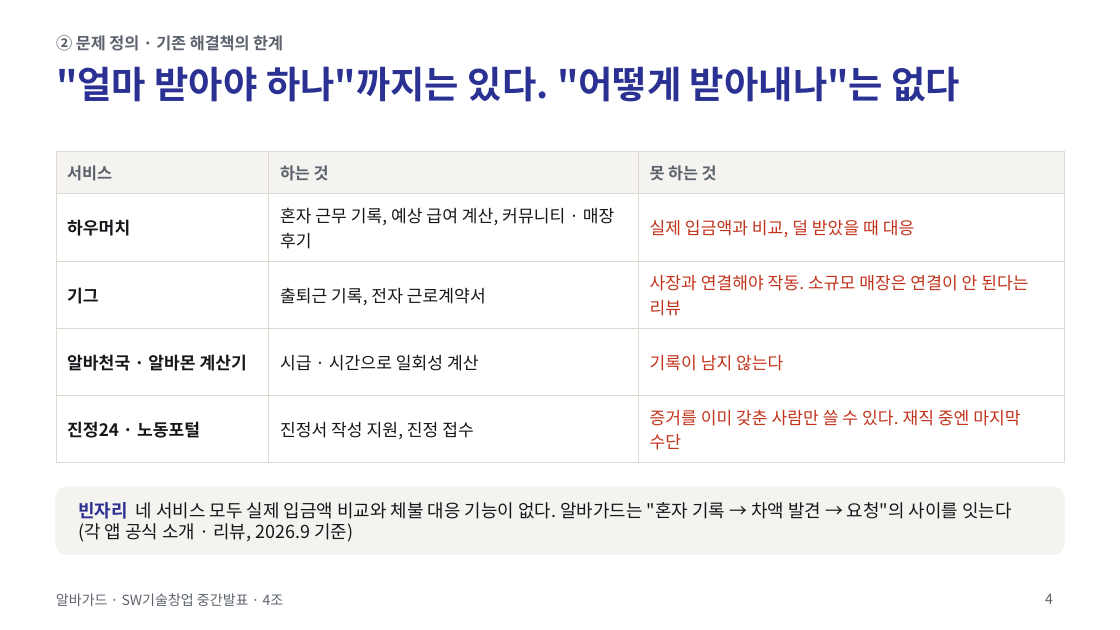
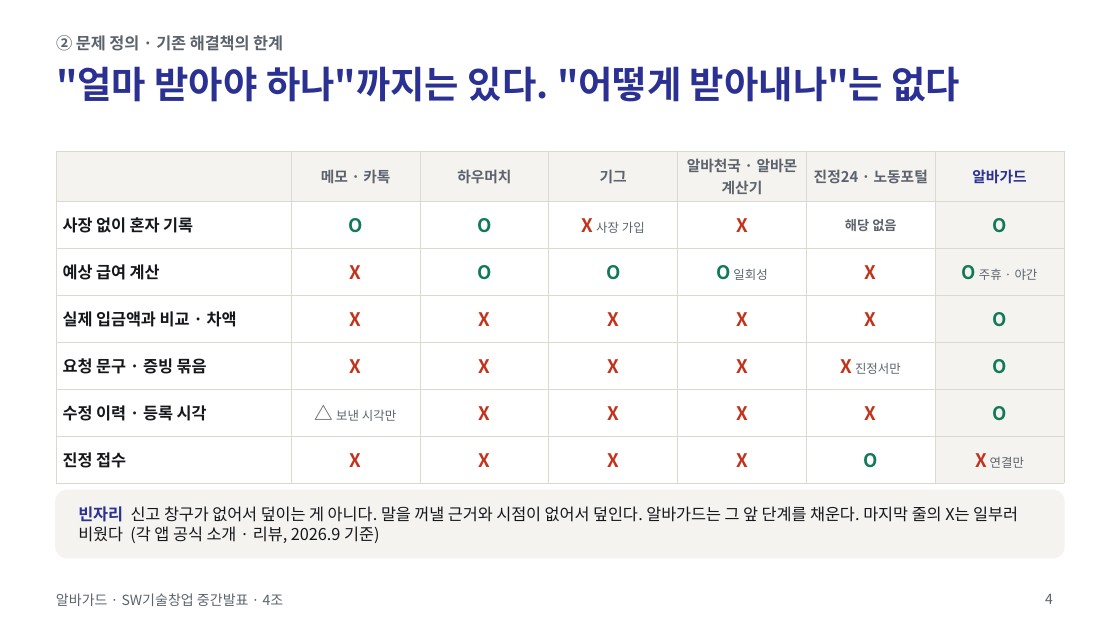
Before and after one commit to jihooni217/albaguard, a slide deck: slide 4 of docs/06_중간발표_PPT.pptx. Drawn at 1120x630 pixels with LibreOffice and Linux fonts; fonts in the diff are those of the drawing. Boxes give left, top, right and bottom in pixels: in the first picture for what was removed or moved away, otherwise in the second. Text is boxed around its words. In the diff, an @@ line names an element or a change of style, - is before the commit and + after.

```diff
--- a/docs/06_중간발표_PPT.pptx
+++ b/docs/06_중간발표_PPT.pptx
@@ table at (x1=56, y1=151, x2=1064, y2=472) @@
-서비스 | 하는 것 | 못 하는 것
-하우머치 | 혼자 근무 기록, 예상 급여 계산, 커뮤니티 · 매장 후기 | 실제 입금액과 비교, 덜 받았을 때 대응
-기그 | 출퇴근 기록, 전자 근로계약서 | 사장과 연결해야 작동. 소규모 매장은 연결이 안 된다는 리뷰
-알바천국 · 알바몬 계산기 | 시급 · 시간으로 일회성 계산 | 기록이 남지 않는다
-진정24 · 노동포털 | 진정서 작성 지원, 진정 접수 | 증거를 이미 갖춘 사람만 쓸 수 있다. 재직 중엔 마지막 수단
+ | 메모 · 카톡 | 하우머치 | 기그 | 알바천국 · 알바몬 계산기 | 진정24 · 노동포털 | 알바가드
+사장 없이 혼자 기록 | O | O | X 사장 가입 | X | 해당 없음 | O
+예상 급여 계산 | X | O | O | O 일회성 | X | O 주휴 · 야간
+실제 입금액과 비교 · 차액 | X | X | X | X | X | O
+요청 문구 · 증빙 묶음 | X | X | X | X | X 진정서만 | O
+수정 이력 · 등록 시각 | △ 보낸 시각만 | X | X | X | X | O
+진정 접수 | X | X | X | X | O | X 연결만
@@ rounded rectangle moved from (x1=56, y1=487, x2=1064, y2=554) to (x1=56, y1=491, x2=1064, y2=558) @@
@@ text at (x1=78, y1=506, x2=1018, y2=543): text changed; size 11.5 to 10.5 pt @@
-빈자리 네 서비스 모두 실제 입금액 비교와 체불 대응 기능이 없다. 알바가드는 "혼자 기록 → 차액 발견 → 요청"의 사이를 잇는다 (각 앱 공식 소개 · 리뷰, 2026.9 기준)
+빈자리 신고 창구가 없어서 덮이는 게 아니다. 말을 꺼낼 근거와 시점이 없어서 덮인다. 알바가드는 그 앞 단계를 채운다. 마지막 줄의 X는 일부러 비웠다 (각 앱 공식 소개 · 리뷰, 2026.9 기준)
```
Also in this commit, not shown: 14 other slides changed, 2 slides added, 1 slide removed, 12 other files.
